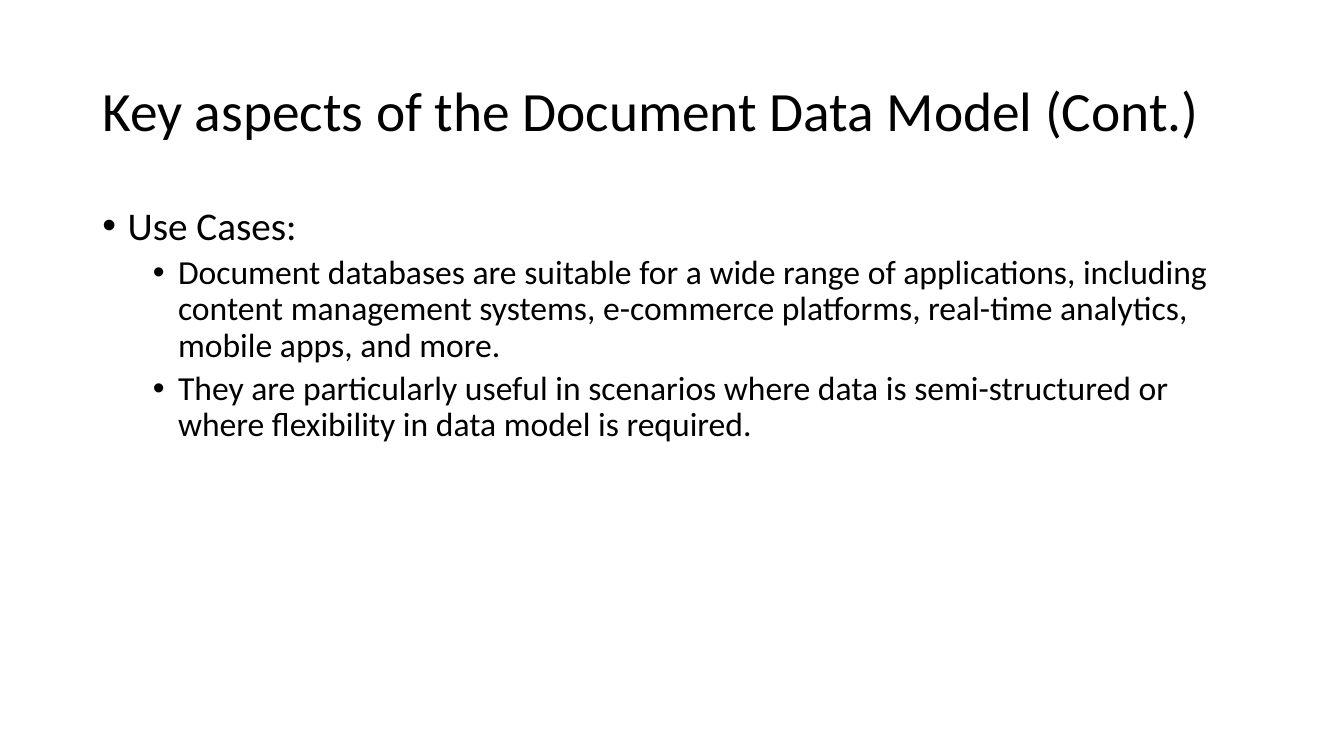
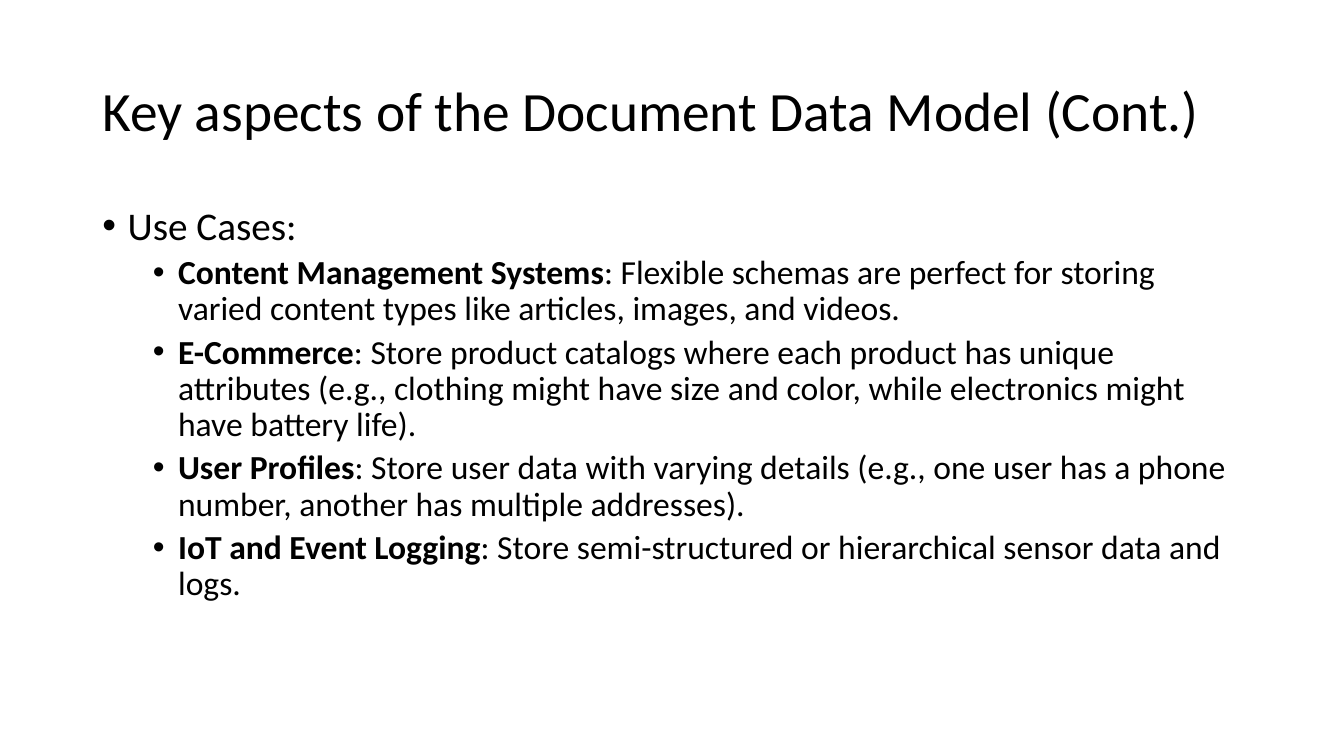
Before and after one commit to motazsaad/Exploratory-Analysis-of-Big-Data, a slide deck: slide 47 of PPT slides/02 EDABDC - Data Models - part 1.pptx (slide 43 before the commit). Drawn at 1344x756 pixels with LibreOffice and Linux fonts; fonts in the diff are those of the drawing. Boxes give left, top, right and bottom in pixels: in the first picture for what was removed or moved away, otherwise in the second. Text is boxed around its words. In the diff, an @@ line names an element or a change of style, - is before the commit and + after.

```diff
--- a/PPT slides/02 EDABDC - Data Models - part 1.pptx
+++ b/PPT slides/02 EDABDC - Data Models - part 1.pptx
@@ text at <box>178,260,1225,601</box>: text changed @@
-  • Document databases are suitable for a wide range of applications, including content management systems, e-commerce platforms, real-time analytics, mobile apps, and more.
-  • They are particularly useful in scenarios where data is semi-structured or where flexibility in data model is required.
+  • Content Management Systems: Flexible schemas are perfect for storing varied content types like articles, images, and videos.
+  • E-Commerce: Store product catalogs where each product has unique attributes (e.g., clothing might have size and color, while electronics might have battery life).
+  • User Profiles: Store user data with varying details (e.g., one user has a phone number, another has multiple addresses).
+  • IoT and Event Logging: Store semi-structured or hierarchical sensor data and logs.
```
Also in this commit, not shown: 3 other slides changed, 5 slides added, 1 other file.
